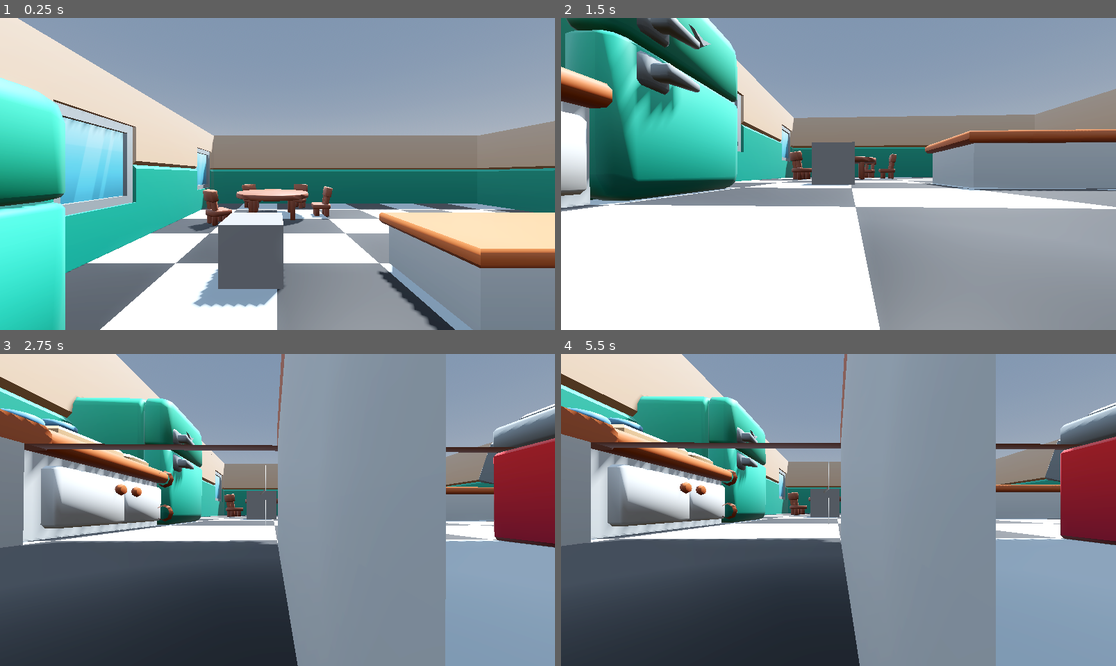
Above: before the commit, frames 1-4 (two rows, left to right).
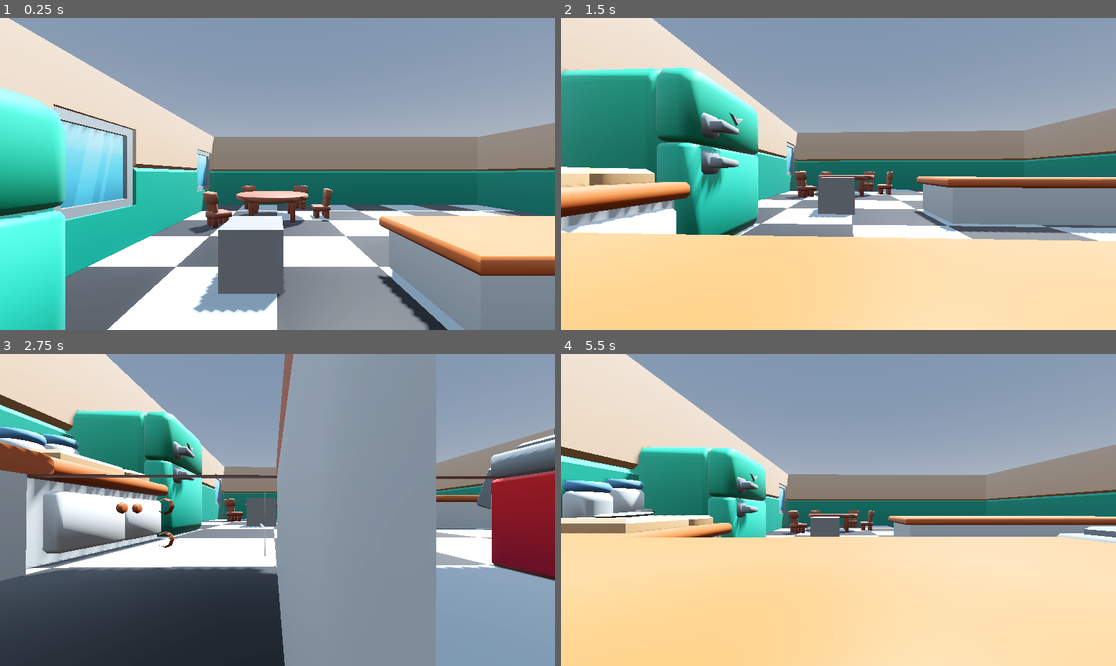
Above: after the commit, the same moments.

Repository: LaurynasP/ldjam-56
Game: Godot game, scene res://scenes/test_v.tscn
The game is run twice, just before and just after one commit, with the same random seed, the same clock (stepped at 60 frames per second) and the same inputs. The project has no main scene, so this scene is started directly.
Inputs (mouse positions are in pixels of both pictures, inside the frame that each line leads up to):
- Up to frame 1 (0.25 s): no input
- Up to frame 2 (1.5 s): tap Enter (ui_accept) at 0.5, 0.6, 0.77, 1.07 s; move the mouse to (866, 174) at 0.52 s; hold S (move_forwards) from 0.53 s (still down); move the mouse to (810, 174) at 1.27 s; tap E (interact) at 1.35 s
- Up to frame 3 (2.75 s): keep holding S (move_forwards); tap Enter (ui_accept) at 1.52, 1.55, 1.82, 2.3 s; move the mouse to (288, 503) at 2.02 s; hold Shift (sprint) from 2.03 s (still down)
- Up to frame 4 (5.5 s): keep holding S (move_forwards); move the mouse to (832, 516) at 2.77 s; release Shift (sprint) at 2.78 s; tap Enter (ui_accept) at 2.85, 3.02, 3.32, 3.77, 3.8, 4.07, 4.52, 4.55, 4.82, 5.1 s; move the mouse to (877, 513) at 3.52 s; tap E (interact) at 3.6 s; move the mouse to (794, 506) at 4.27 s; tap Shift (sprint) at 4.35 s; move the mouse to (844, 510) at 5.02 s

The runs differ from the first frame. In frame 1, 11% of the frame differs, in the area x 0-100%, y 0-100%; in frame 2, 72%; in frame 3, 27%; in frame 4, 76%.

Commit message:
Make jump parabolic

Diff:
--- a/features/movement/basic_movement.gd
+++ b/features/movement/basic_movement.gd
@@ -4,19 +4,28 @@
 @export var speed: float = 5
 @export var sprint_speed: float = 8
 @export var lerp_speed: float = 5
-@export var gravity_multiplier = 20
 
-const JUMP_VELOCITY = 50
+@export var jump_height: float = 1
+@export var jump_time_to_peak: float = 0.2
+@export var jump_time_to_descend: float = 0.3
 
-var gravity = ProjectSettings.get_setting("physics/3d/default_gravity")
 var parent: CharacterBody3D
 var movement_enabled: bool
 var current_speed: float = speed
+
+var jump_velocity: float
+var jump_gravity: float
+var fall_gravity: float
 
 func initialize(enabled: bool) -> void:
 	set_process(enabled)
 	set_process_input(enabled)
 	set_physics_process(enabled)
+
+	jump_velocity = 2 * jump_height / jump_time_to_peak
+	jump_gravity = (-2 * jump_height) / pow(jump_time_to_peak, 2)
+	fall_gravity = (-2 * jump_height) / pow(jump_time_to_descend, 2)
+
 	parent = get_parent()
 
 func _ready():
@@ -32,15 +41,20 @@
 	var velocity = Input.get_vector("move_left", "move_right", "move_backwards", "move_forwards")
 
 	velocity *= delta
-	velocity *= current_speed * 10
+	velocity *= current_speed * 15
 
-	var fall_speed = 0
-
-	if not parent.is_on_floor():
-		fall_speed -= gravity * delta * gravity_multiplier
+	var fall_speed = parent.velocity.y
+	fall_speed += get_gravity() * delta
 
 	if Input.is_action_just_pressed("ui_accept") and parent.is_on_floor():
-		fall_speed = JUMP_VELOCITY
+		fall_speed = jump_velocity
 
 	parent.velocity = parent.transform.basis * Vector3(velocity.x, fall_speed, velocity.y)
+
 	parent.move_and_slide()
+
+func get_gravity() -> float:
+	if parent.velocity.y > 0:
+		return jump_gravity
+	else:
+		return fall_gravity;
--- a/features/player/player.tscn
+++ b/features/player/player.tscn
@@ -9,8 +9,9 @@
 radius = 0.25
 height = 0.5
 
-[sub_resource type="SphereShape3D" id="SphereShape3D_dvjq8"]
-radius = 0.1
+[sub_resource type="CapsuleShape3D" id="CapsuleShape3D_ia2av"]
+radius = 0.0783843
+height = 0.462498
 
 [node name="player" type="CharacterBody3D" node_paths=PackedStringArray("camera_controller", "movement_controller", "interactions_controller")]
 script = ExtResource("1_2kqo7")
@@ -20,6 +21,7 @@
 
 [node name="model" type="Node3D" parent="."]
 transform = Transform3D(1, 0, 0, 0, 1, 0, 0, 0, 1, 0, 0.493487, 0)
+visible = false
 
 [node name="body" type="MeshInstance3D" parent="model"]
 transform = Transform3D(1, 0, 0, 0, 1, 0, 0, 0, 1, 0, -0.255676, 0)
@@ -27,8 +29,8 @@
 skeleton = NodePath("../..")
 
 [node name="collider" type="CollisionShape3D" parent="."]
-transform = Transform3D(1, 0, 0, 0, 1, 0, 0, 0, 1, 0, 0.335823, 0)
-shape = SubResource("SphereShape3D_dvjq8")
+transform = Transform3D(1, 0, 0, 0, 1, 0, 0, 0, 1, 0, 0.227031, 0)
+shape = SubResource("CapsuleShape3D_ia2av")
 
 [node name="movement_controller" type="Node" parent="."]
 script = ExtResource("3_rj1s6")
